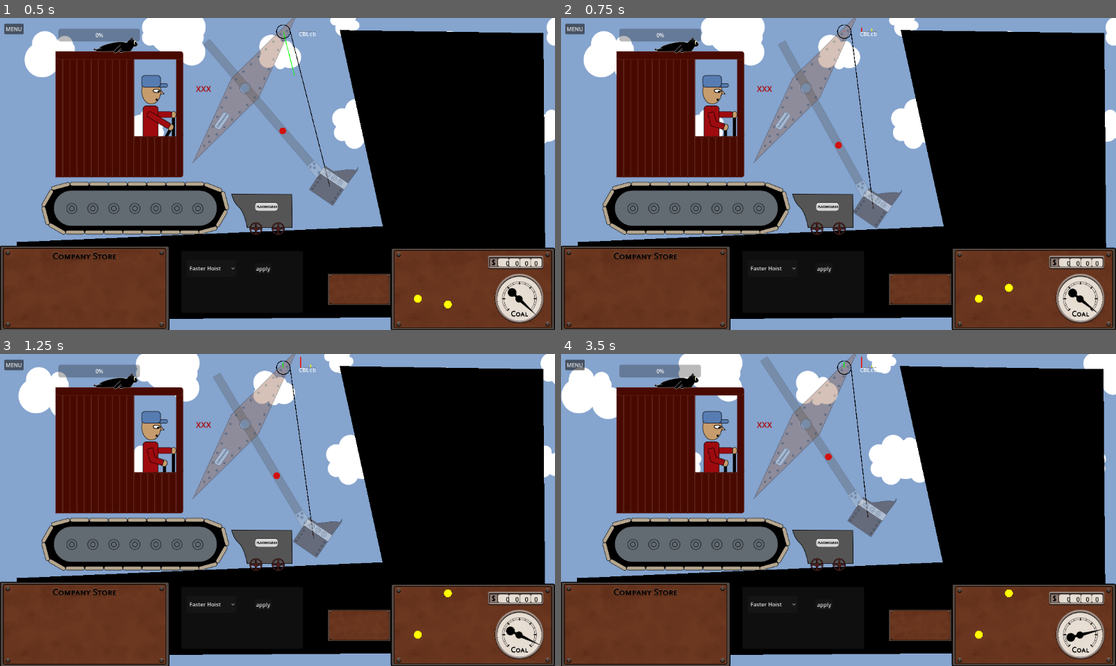
Above: before the commit, frames 1-4 (two rows, left to right).
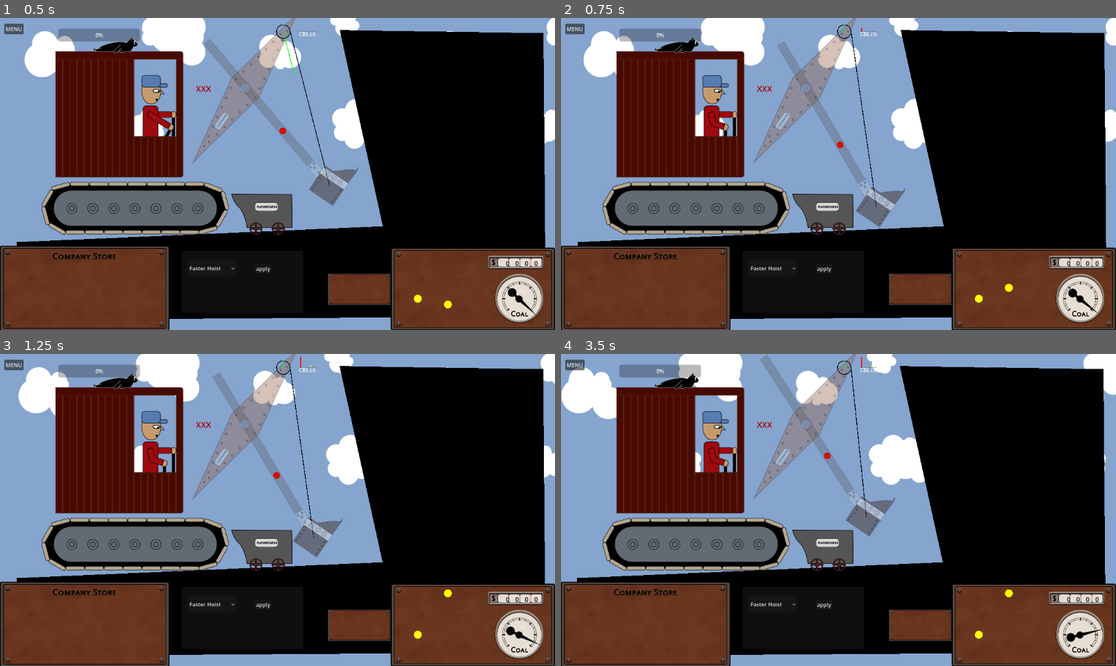
Above: after the commit, the same moments.

Repository: Lobbsterwaffles/Steam-Shov
Game: Godot game, scene res://jonly.tscn
Same seed, same stepped clock (60 frames per second), same inputs: the game is played once before the commit and once after it.
Inputs:
- Up to frame 1 (0.5 s): no input
- Up to frame 2 (0.75 s): hold Q (hoist_up) from 0.53 s (still down); hold B (bucket_release, bound only after the commit) from 0.53 s (still down)
- Up to frame 3 (1.25 s): keep holding Q (hoist_up); keep holding B (bucket_release, bound only after the commit); tap T at 0.8 s
- Up to frame 4 (3.5 s): release Q (hoist_up) at 1.28 s; release B (bucket_release, bound only after the commit) at 1.28 s; hold C (crowd_brake) 1.28-2.03 s; tap T at 1.35, 2.3 s; tap B (bucket_release, bound only after the commit) at 1.55, 3.05 s; hold A (crowd_in) 2.03-2.78 s; hold Q (hoist_up) from 2.03 s (still down); tap S (crowd_out) at 2.85 s

Frame 1 is identical in both runs. In frame 2, 0.7% of the frame differs, in the area x 38-62%, y 2-68%; in frame 3, 0.1%; in frame 4, 0.4%.

Commit message:
input cleanup

Diff:
--- a/cro2.gd
+++ b/cro2.gd
@@ -53,7 +53,7 @@
 
 
 func _input(ev):
-	if Input.is_key_pressed(KEY_C):
+	if Input.is_action_pressed("crowd_brake"):
 		pin()
 	else:
 		if pinjoint:
--- a/door.gd
+++ b/door.gd
@@ -16,7 +16,7 @@
 	area_capacity += u.bucket_capacity
 
 func _physics_process(dt):
-	if Input.is_key_pressed(KEY_T):
+	if Input.is_action_pressed("bucket_release"):
 		if pinjoint:
 			return
 		# add_child(polybody(random_poly(10, 10, 20, 0.1)))
@@ -28,7 +28,7 @@
 		add_child(pinjoint)
 
 	# print("Carry ", carried_area)
-	if Input.is_key_pressed(KEY_B):
+	if Input.is_action_pressed("bucket_release"):
 		dumping = true
 
 	if dumping and carried_area > 0.0:
--- a/project.godot
+++ b/project.godot
@@ -46,6 +46,11 @@
 "events": [Object(InputEventKey,"resource_local_to_scene":false,"resource_name":"","device":-1,"window_id":0,"alt_press …(191 unchanged characters)…
 ]
 }
+bucket_release={
+"deadzone": 0.2,
+"events": [Object(InputEventKey,"resource_local_to_scene":false,"resource_name":"","device":-1,"window_id":0,"alt_pressed":false,"shift_pressed":false,"ctrl_pressed":false,"meta_pressed":false,"pressed":false,"keycode":0,"physical_keycode":66,"key_label":0,"unicode":98,"location":0,"echo":false,"script":null)
+]
+}
 
 [physics]
 
--- a/scooply.gd
+++ b/scooply.gd
@@ -92,14 +92,14 @@
 			brake_anchor = length
 		brake_lock_amount = 1
 
-	if Input.is_key_pressed(KEY_Q):
+	if Input.is_action_pressed("hoist_up"):
 		clutch_phase = move_toward(clutch_phase, 1.0, dt / CLUTCH_PRESS_T)
 		clutch_amount = clutch_press_curve.sample_baked(clutch_phase)
 	else:
 		clutch_phase = move_toward(clutch_phase, 0.0, dt / CLUTCH_RELEASE_T)
 		clutch_amount = clutch_release_curve.sample_baked(1.0 - clutch_phase)
 
-	if Input.is_key_pressed(KEY_SPACE):
+	if Input.is_action_pressed("hoist_brake"):
 		brake_phase = move_toward(brake_phase, 1.0, dt / BRAKE_PRESS_T)
 		brake_amount = brake_press_curve.sample_baked(brake_phase)
 	else:
